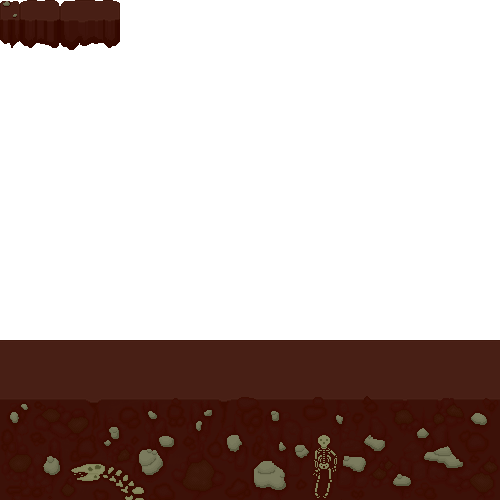
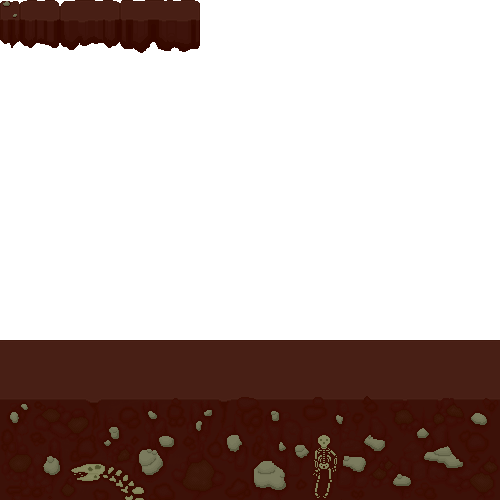
The second 500 x 500 image is a revision of the first. Changes to its layers:
painted on "platforms" over [120, 0, 200, 53]
